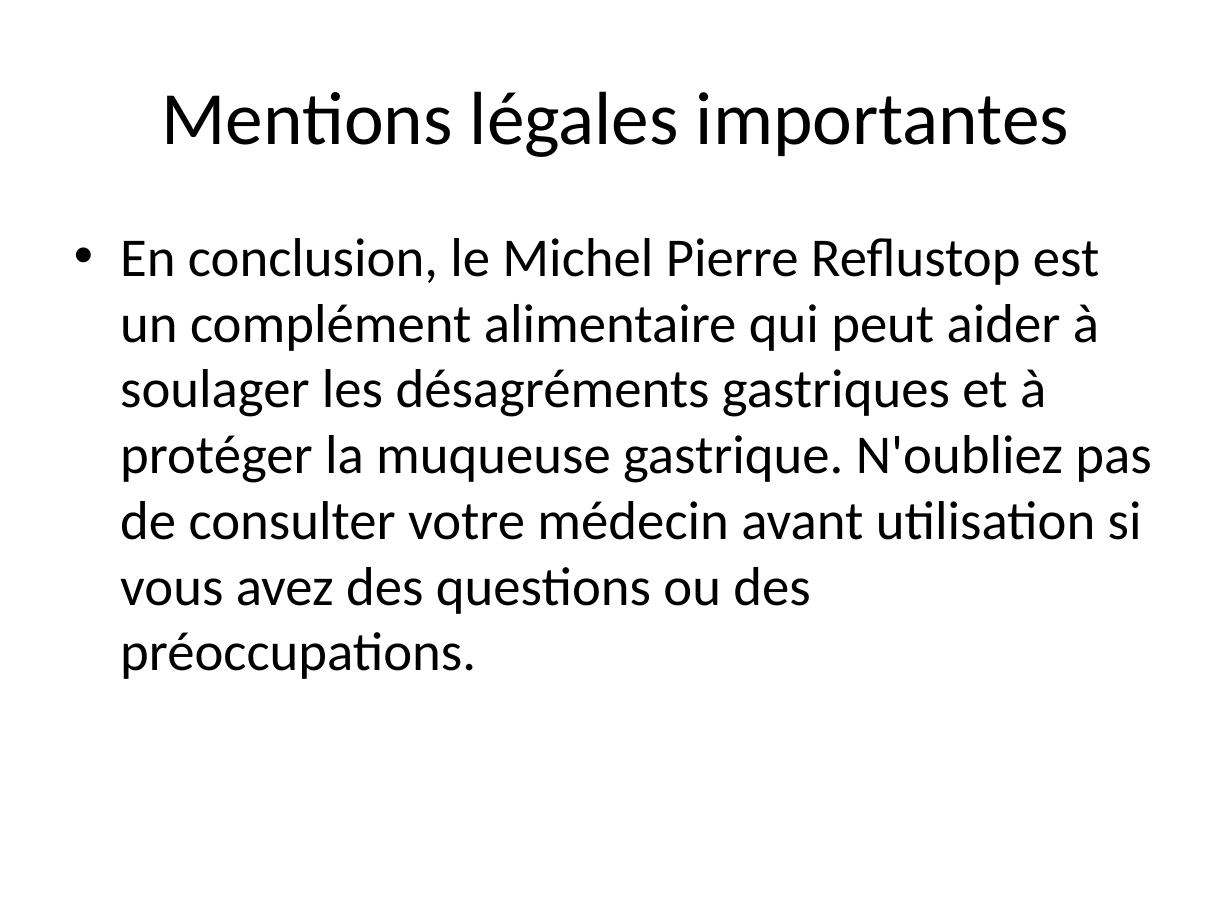
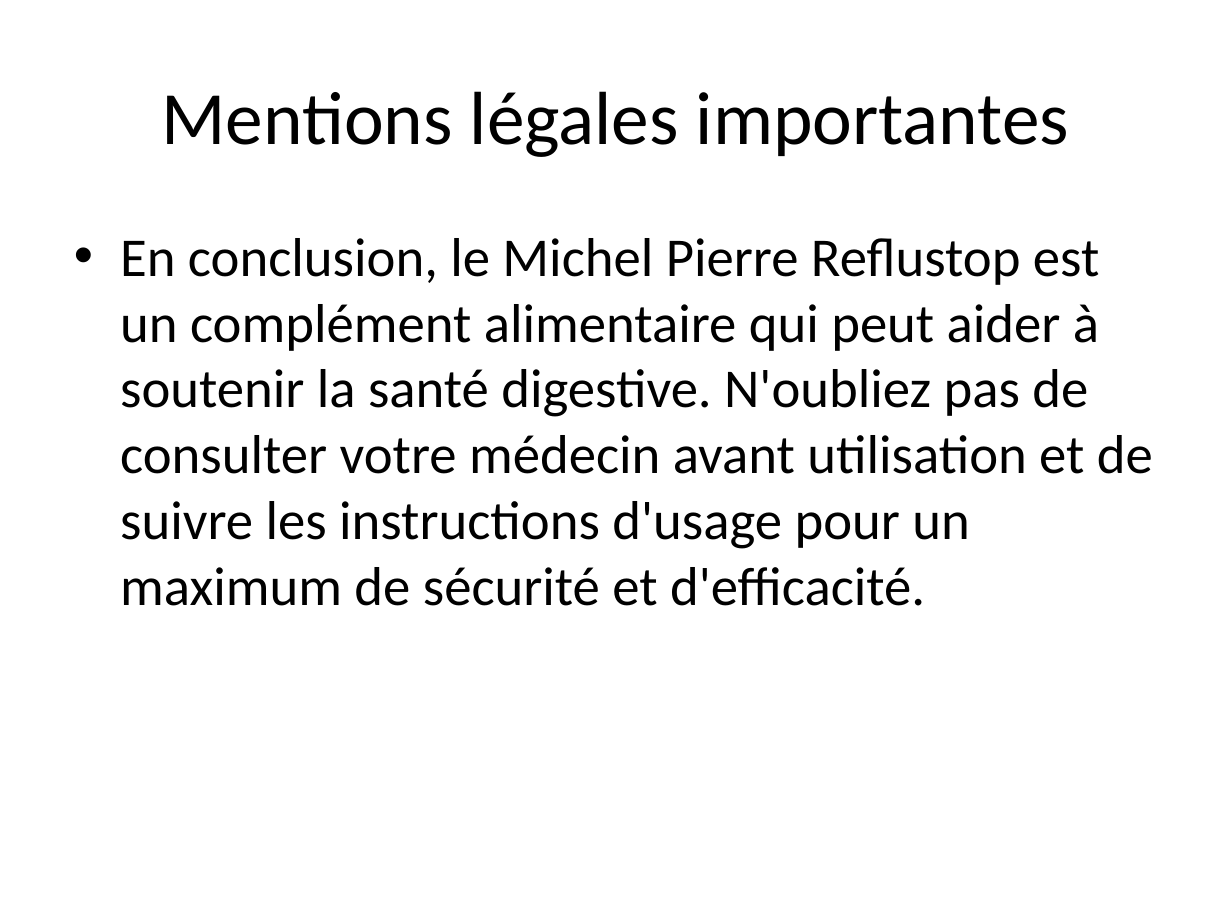
Before and after one commit to Tasnim85/Esprit-PI-4DS9-2526-ATHENAPLULSE, a slide deck: slide 7 of presentations/Michel Pierre Reflustop Dose De 10ml Boite 20 Sachets_presentation.pptx. Drawn at 1232x924 pixels with LibreOffice and Linux fonts; fonts in the diff are those of the drawing. Boxes give left, top, right and bottom in pixels: in the first picture for what was removed or moved away, otherwise in the second. Text is boxed around its words. In the diff, an @@ line names an element or a change of style, - is before the commit and + after.

```diff
--- a/presentations/Michel Pierre Reflustop Dose De 10ml Boite 20 Sachets_presentation.pptx
+++ b/presentations/Michel Pierre Reflustop Dose De 10ml Boite 20 Sachets_presentation.pptx
@@ text at box(120, 238, 1153, 606): text changed @@
-• En conclusion, le Michel Pierre Reflustop est un complément alimentaire qui peut aider à soulager les désagréments gastriques et à protéger la muqueuse gastrique. N'oubliez pas de consulter votre médecin avant utilisation si vous avez des questions ou des préoccupations.
+• En conclusion, le Michel Pierre Reflustop est un complément alimentaire qui peut aider à soutenir la santé digestive. N'oubliez pas de consulter votre médecin avant utilisation et de suivre les instructions d'usage pour un maximum de sécurité et d'efficacité.
```
Also in this commit, not shown: 4 other slides changed, 4 other files.
